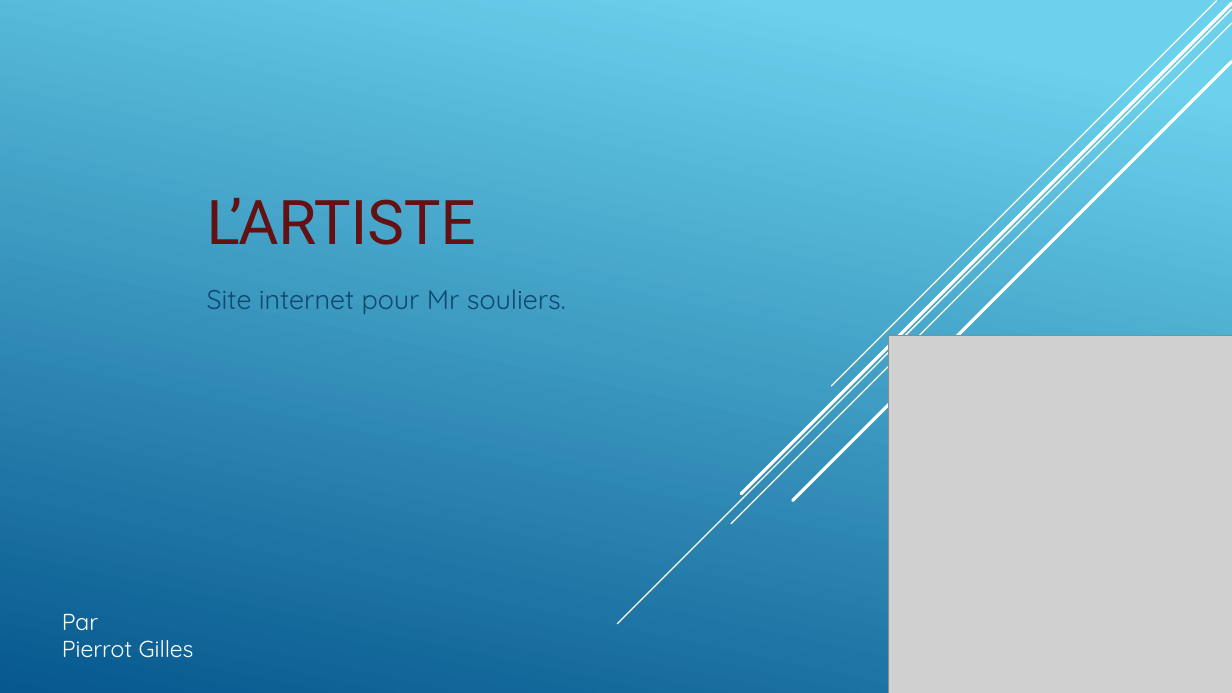
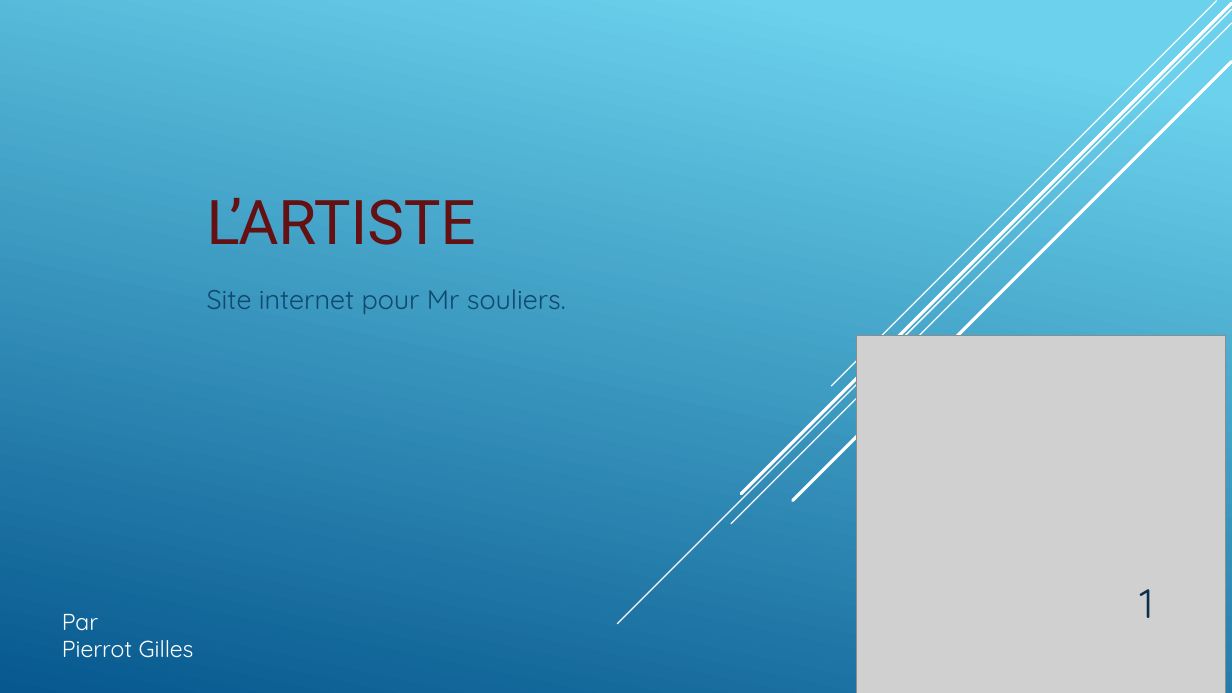
Before and after one commit to GillesP-dev/FilRouge, a slide deck: slide 1 of CDC/L_artiste.pptx. Drawn at 1232x693 pixels with LibreOffice and Linux fonts; fonts in the diff are those of the drawing; grey boxes stand for pictures. Boxes give left, top, right and bottom in pixels: in the first picture for what was removed or moved away, otherwise in the second. Text is boxed around its words. In the diff, an @@ line names an element or a change of style, - is before the commit and + after.

```diff
--- a/CDC/L_artiste.pptx
+++ b/CDC/L_artiste.pptx
@@ picture: place and size @@
-picture at (889,336,1232,693)
+picture at (857,336,1226,693)
@@ page number added at (1140,589,1154,618), 32 pt, text #0A304A @@
+1
```
Also in this commit, not shown: 23 other slides changed, 2 other files.
